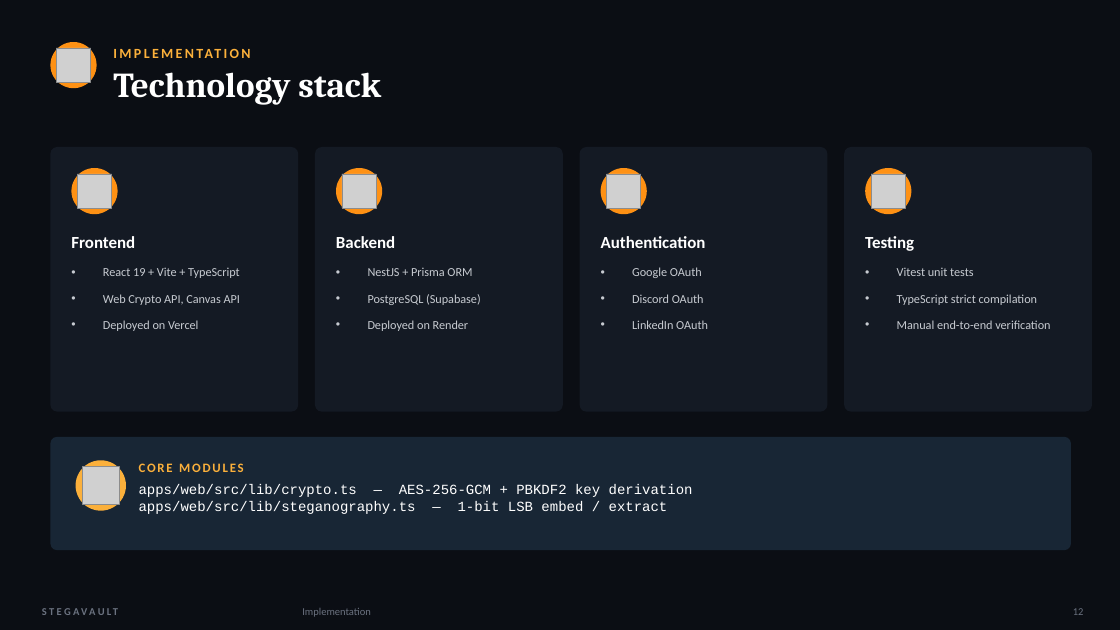
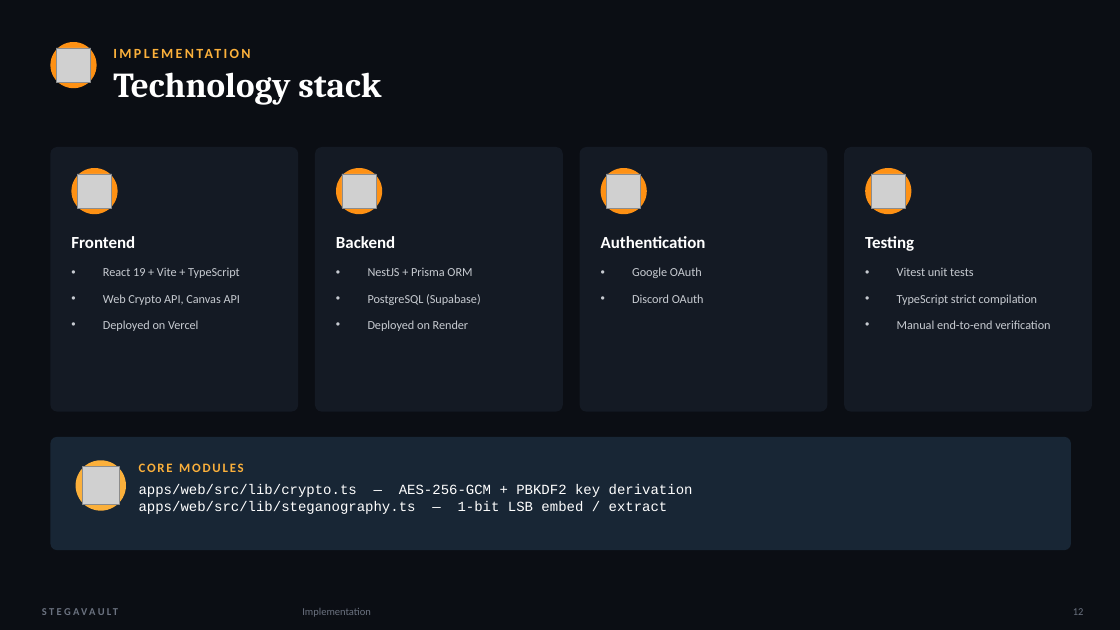
Before and after one commit to naveenk4250-code/stegavault, a slide deck: slide 13 of StegaVault_Presentation.pptx. Drawn at 1120x630 pixels with LibreOffice and Linux fonts; fonts in the diff are those of the drawing; grey boxes stand for pictures. Boxes give left, top, right and bottom in pixels: in the first picture for what was removed or moved away, otherwise in the second. Text is boxed around its words. In the diff, an @@ line names an element or a change of style, - is before the commit and + after.

```diff
--- a/StegaVault_Presentation.pptx
+++ b/StegaVault_Presentation.pptx
@@ text at [632, 320, 708, 329]: paragraph removed @@
-• LinkedIn OAuth
```
Also in this commit, not shown: 10 other slides changed, 6 slides added, 5 slides removed, 24 other files.
